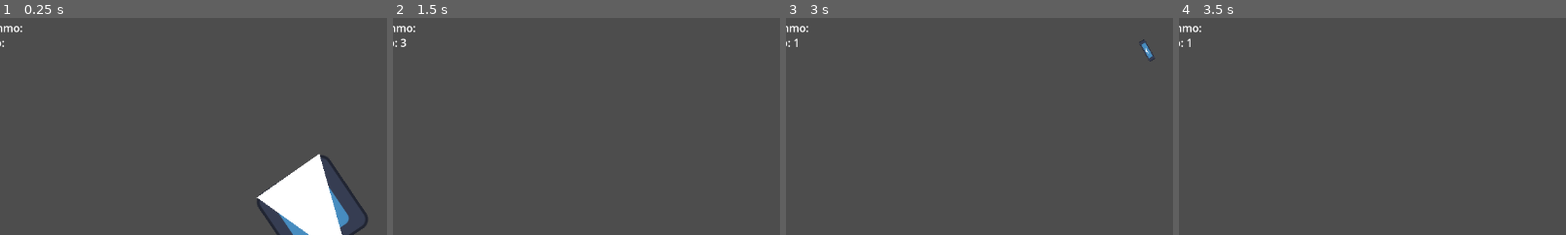
Above: before the commit, frames 1-4 (left to right).
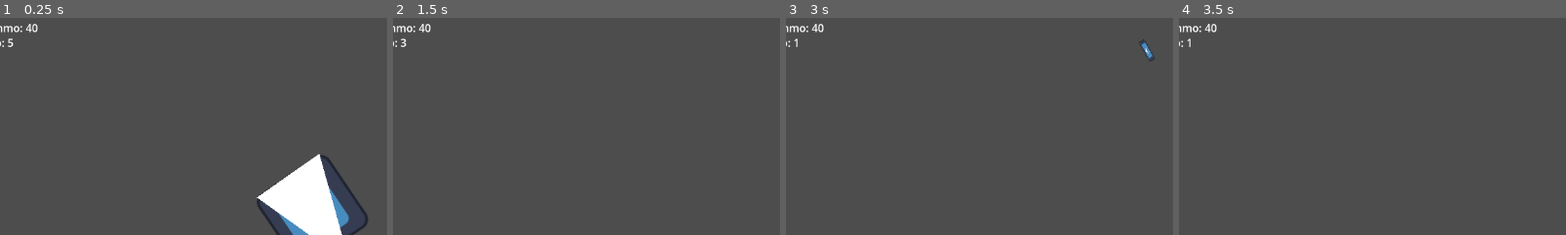
Above: after the commit, the same moments.

Repository: TheWhiteWolf0/Shooter-Game
Game: Godot game, scene res://Scenes/node_2d.tscn
Two runs of this game, one before a commit and one after it. Both use one fixed random seed, a clock stepped at 60 frames per second and the inputs below. The engine's default icon, where the game draws it, is replaced by a stand-in: a white triangle on a blue panel in a dark square.
Inputs (mouse positions are % of the whole screen's width and height, from its top left):
- Up to frame 1 (0.25 s): no input
- Up to frame 2 (1.5 s): tap Enter at 0.5 s; move the mouse to (72, 45) at 0.52 s; hold D (Right) 0.53-1.28 s; click (72, 45) at 0.6 s; move the mouse to (30, 55) at 1.27 s; hold S (Down) from 1.28 s (still down); click (30, 55) at 1.35 s
- Up to frame 3 (3 s): move the mouse to (60, 28) at 2.02 s; release S (Down) at 2.03 s; hold D (Right) 2.03-2.78 s; click (60, 28) at 2.1 s; move the mouse to (45, 70) at 2.77 s; hold W (Up) from 2.78 s (still down); click (45, 70) at 2.85 s
- Up to frame 4 (3.5 s): keep holding W (Up)
The pictures show only the part of the screen within x 8-57%, y 0-50%; the shares and areas given below are measured in that part.

The runs differ from the first frame. In frame 1, 0.1% of the frame differs, in the area x 2-10%, y 2-14%; in frame 2, less than 0.1%; in frame 3, less than 0.1%; in frame 4, less than 0.1%.

Commit message:
Moved reserve + mag ammo counter in to physical process

Diff:
--- a/shootergame/Scripts/Player_Script.gd
+++ b/shootergame/Scripts/Player_Script.gd
@@ -32,13 +32,13 @@
 		ammo_diff = reserve_ammo - mag_ammo
 		fire()
 		mag_ammo = mag_ammo - 1
-		$"../CanvasLayer/mag_ammo".text = "MagAmmo: " + str(mag_ammo)
-		#print(ammo_diff)
+
 
 	if Input.is_action_just_pressed("Reload") and Can_reload and reserve_ammo > 0 and mag_ammo == 0:
 		mag_ammo = mag_ammo + 5
 		reserve_ammo = reserve_ammo - 5
-		$"../CanvasLayer/reserve_ammo".text = "ReserveAmmo: " + str(reserve_ammo)
+
+
 
 	return
 
@@ -47,6 +47,8 @@
 	get_input()
 	move_and_slide()
 	player_weapon()
+	$"../CanvasLayer/reserve_ammo".text = "ReserveAmmo: " + str(reserve_ammo)
+	$"../CanvasLayer/mag_ammo".text = "MagAmmo: " + str(mag_ammo)
 
 
 func fire():
